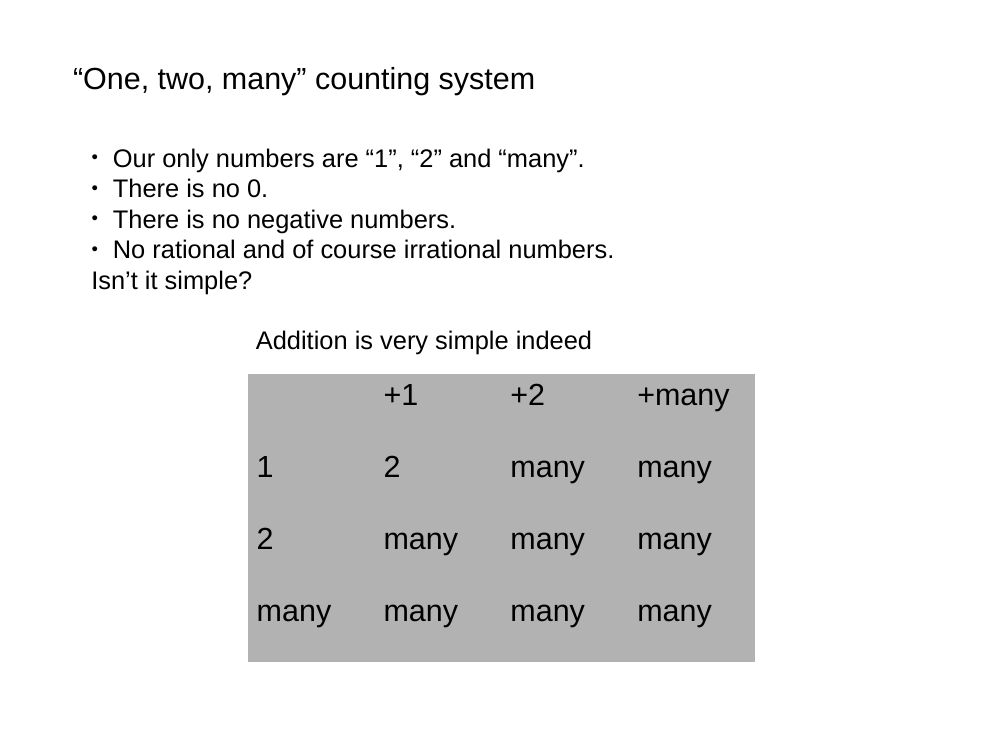
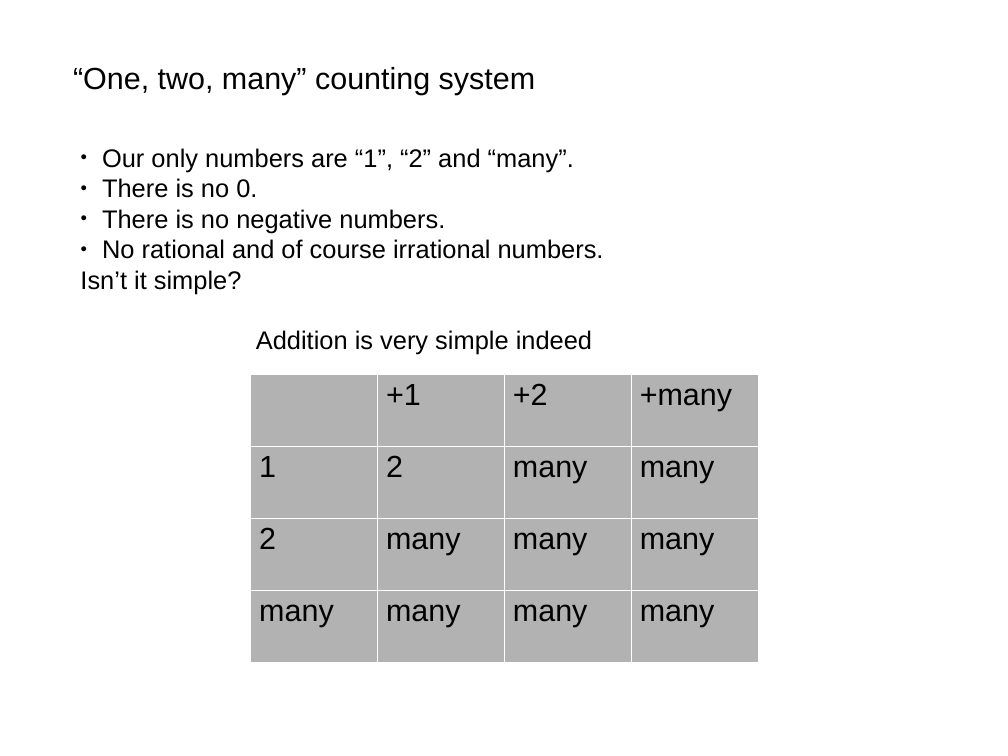
Before and after one commit to akalenuk/floating-point-experiments, a slide deck: slide 2 of floating.odp. Drawn at 1008x756 pixels with LibreOffice and Linux fonts; fonts in the diff are those of the drawing. Boxes give left, top, right and bottom in pixels: in the first picture for what was removed or moved away, otherwise in the second. Text is boxed around its words. In the diff, an @@ line names an element or a change of style, - is before the commit and + after.

```diff
--- a/floating.odp
+++ b/floating.odp
@@ text "Our only numbers are “1”, ...": place and size @@
-text "Our only numbers are “1”, ..." at [91,148,614,294]
+text "Our only numbers are “1”, ..." at [80,148,604,294]
@@ table at [251,374,759,662] @@
@@ borders changed @@
```
Also in this commit, not shown: 6 other slides changed, 1 other file.
